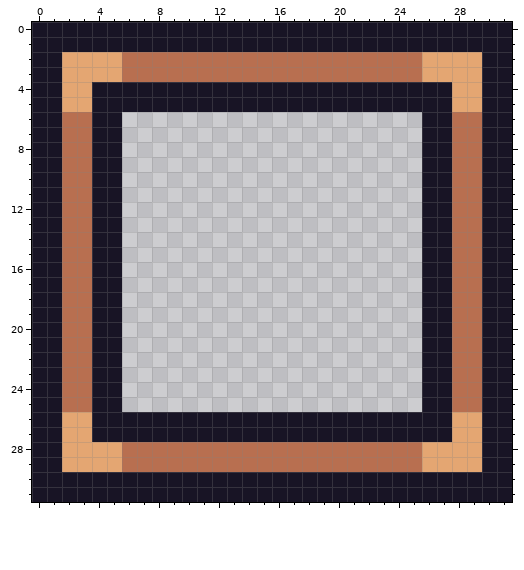
Two states of a pixel-art sprite, princessAndPrince/data/image/frame.png. Above is the file before it was changed.
The file is 64x64 pixels, drawn in blocks of 2x2; one block is one cell here.
After:
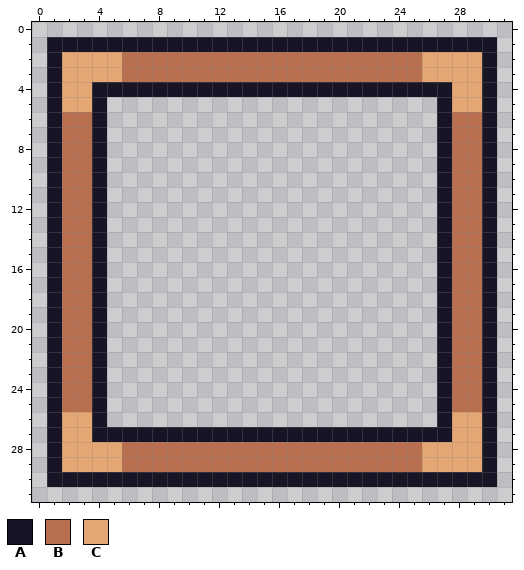
Palette (. is transparent): A #181425  B #b86f50  C #e4a672
Difference:
Changed rows in their new state; - is an unchanged pixel.
first column x 0:
 0 ................................
 1 .------------------------------.
 2 .------------------------------.
 3 .------------------------------.
 4 .------------------------------.
 5 .----......................----.
 6 .----.--------------------.----.
 7 .----.--------------------.----.
 8 .----.--------------------.----.
 9 .----.--------------------.----.
10 .----.--------------------.----.
11 .----.--------------------.----.
12 .----.--------------------.----.
13 .----.--------------------.----.
14 .----.--------------------.----.
15 .----.--------------------.----.
16 .----.--------------------.----.
17 .----.--------------------.----.
18 .----.--------------------.----.
19 .----.--------------------.----.
20 .----.--------------------.----.
21 .----.--------------------.----.
22 .----.--------------------.----.
23 .----.--------------------.----.
24 .----.--------------------.----.
25 .----.--------------------.----.
26 .----......................----.
27 .------------------------------.
28 .------------------------------.
29 .------------------------------.
30 .------------------------------.
31 ................................
Changed places in both pictures, as pixel boxes (x1, y1, x2, y2):
erased: (32, 22, 512, 502)
